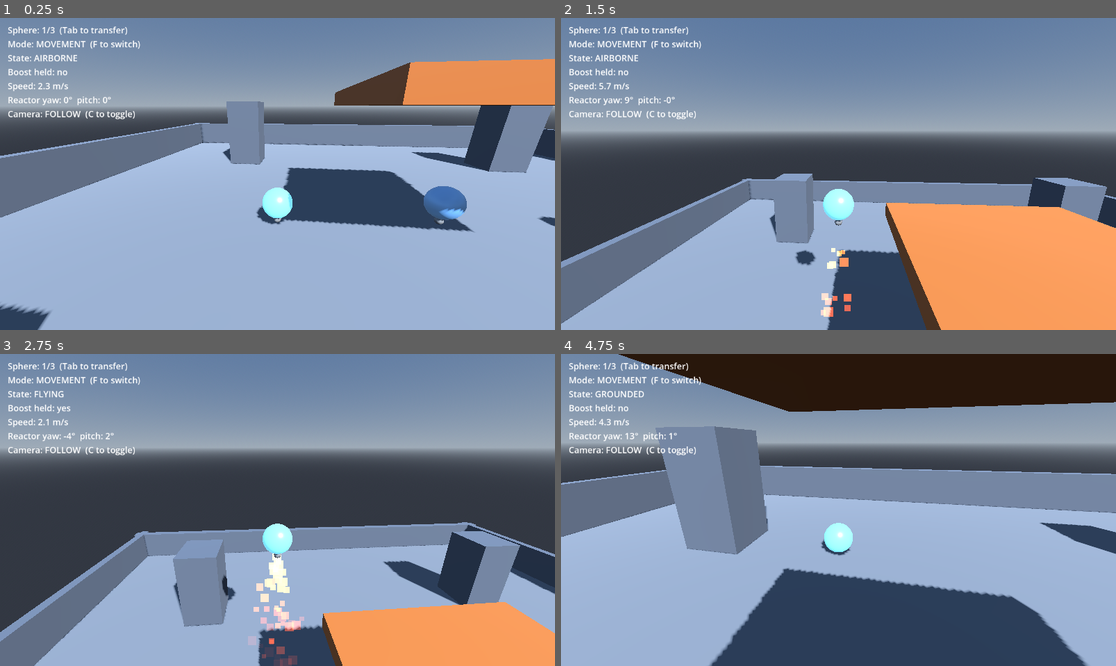
Above: before the commit, frames 1-4 (two rows, left to right).
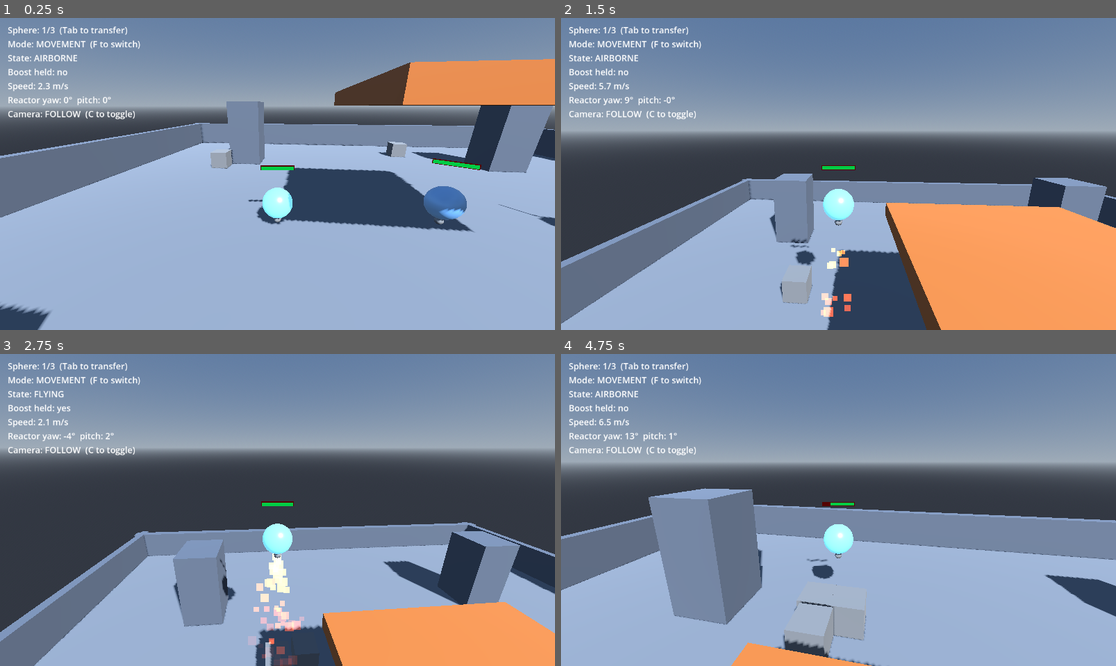
Above: after the commit, the same moments.

Repository: Thiiamas/Spheres
Game: Godot game, scene res://Main.tscn
Same seed, same stepped clock (60 frames per second), same inputs: the game is played once before the commit and once after it.
Inputs (mouse positions are in pixels of both pictures, inside the frame that each line leads up to):
- Up to frame 1 (0.25 s): no input
- Up to frame 2 (1.5 s): move the mouse to (866, 174) at 0.52 s; hold Shift (boost) 0.53-1.28 s; hold Z (move_forward) from 0.53 s (still down); tap Space (jump) at 0.77 s; move the mouse to (810, 174) at 1.27 s; tap Shift (boost) at 1.35 s
- Up to frame 3 (2.75 s): keep holding Z (move_forward); tap Space (jump) at 1.52 s; move the mouse to (288, 503) at 2.02 s; hold Shift (boost) from 2.03 s (still down); tap Down (cam_pan_down) at 2.1 s
- Up to frame 4 (4.75 s): keep holding Z (move_forward); move the mouse to (832, 516) at 2.77 s; release Shift (boost) at 2.78 s; tap Left (cam_pan_left) at 2.85 s; tap Space (jump) at 3.02, 3.77, 4.52 s; tap Shift (boost) at 3.05, 4.55 s; move the mouse to (877, 513) at 3.52 s; hold Shift (boost) 3.53-4.28 s; tap Right (cam_pan_right) at 3.6 s; move the mouse to (794, 506) at 4.27 s; tap Up (cam_pan_up) at 4.35 s

The runs differ from the first frame. In frame 1, 0.7% of the frame differs, in the area x 37-98%, y 39-64%; in frame 2, 0.5%; in frame 3, 0.2%; in frame 4, 64%, in the area x 0-100%, y 0-100%.

Commit message:
Phase 3: enemies, combat, and HP
- Add Enemy.tscn/Enemy.gd: grey cube CharacterBody3D that chases the active
  sphere on XZ and bites damageable bodies in its AttackZone (overlap + cooldown
  for repeat hits). Passive frozen spheres block it physically.
- EnemySpawner.gd spawns a ring of 5 enemies; wired into Main.tscn.
- SphereController: HP (max_hp/hp), take_damage (passive ÷ passive_defense),
  death via Consciousness.unregister + queue_free.
- Consciousness.unregister: drop a dead sphere, reassign control if it was
  active, fix up the index otherwise.
- HPBar3D.gd + bar in Sphere.tscn: top_level billboard health bar above each
  sphere (immune to the ball's spin).
- Camera/HUD guard against a freed target (is_instance_valid) so all-dead
  doesn't crash (no game over yet — Phase 4).
- Sync PLAN.md and phase3_combat.md (criteria checked; samples marked
  illustrative).

Verified headless: damage scaling (active -30 vs passive -10), active death
auto-transfers control, and live combat (enemies converge and drain HP).

Co-Authored-By: Claude Opus 4.8 <noreply@anthropic.com>

Diff:
--- a/Consciousness.gd
+++ b/Consciousness.gd
@@ -27,6 +27,27 @@
 	if spheres.size() == 1:
 		current_index = 0
 		call_deferred("_activate_initial")
+
+
+## Remove a destroyed sphere from the pool. If it was the active one, control
+## passes to the next surviving sphere; otherwise the active sphere is kept and
+## the index is fixed up for the shrunken list.
+func unregister(sphere: SphereController) -> void:
+	var idx := spheres.find(sphere)
+	if idx == -1:
+		return
+	var was_active := idx == current_index
+	spheres.remove_at(idx)
+
+	if spheres.is_empty():
+		current_index = 0
+		return
+
+	if was_active:
+		current_index = current_index % spheres.size()
+		_activate(current_index)
+	elif idx < current_index:
+		current_index -= 1
 
 
 func _input(event: InputEvent) -> void:
--- /dev/null
+++ b/Enemy.gd
@@ -0,0 +1,50 @@
+extends CharacterBody3D
+class_name Enemy
+
+## Angular grey cube. Walks toward the active sphere on the XZ plane and bites
+## any sphere that enters its attack zone (passive crystallised spheres take
+## reduced damage and physically block the cube — see SphereController).
+
+@export var speed: float = 3.5
+@export var attack_damage: float = 8.0
+@export var attack_cooldown: float = 1.2
+@export var gravity: float = 18.0
+
+@onready var _attack_zone: Area3D = $AttackZone
+
+var _attack_timer: float = 0.0
+
+
+func _physics_process(delta: float) -> void:
+	_attack_timer -= delta
+
+	var target := Consciousness.active_sphere()
+	if target == null:
+		velocity = Vector3.ZERO
+		move_and_slide()
+		return
+
+	# Chase the active sphere, but only on the horizontal plane.
+	var to := target.global_position - global_position
+	to.y = 0.0
+	var dir := to.normalized() if to.length() > 0.001 else Vector3.ZERO
+	velocity.x = dir.x * speed
+	velocity.z = dir.z * speed
+	if is_on_floor():
+		velocity.y = 0.0
+	else:
+		velocity.y -= gravity * delta
+	move_and_slide()
+
+	# Bite whatever damageable sphere is in range (could be a passive blocker,
+	# not the chase target). Re-checked each frame so contact deals repeat hits.
+	if _attack_timer <= 0.0:
+		_try_attack()
+
+
+func _try_attack() -> void:
+	for body in _attack_zone.get_overlapping_bodies():
+		if body.has_method("take_damage"):
+			body.take_damage(attack_damage)
+			_attack_timer = attack_cooldown
+			return
--- /dev/null
+++ b/Enemy.tscn
@@ -0,0 +1,31 @@
+[gd_scene load_steps=5 format=3]
+
+[ext_resource type="Script" path="res://Enemy.gd" id="1_enemy"]
+
+[sub_resource type="StandardMaterial3D" id="Mat_enemy"]
+albedo_color = Color(0.53, 0.53, 0.53, 1)
+roughness = 0.9
+
+[sub_resource type="BoxMesh" id="Box_enemy"]
+material = SubResource("Mat_enemy")
+size = Vector3(1, 1, 1)
+
+[sub_resource type="BoxShape3D" id="Shape_enemy"]
+size = Vector3(1, 1, 1)
+
+[sub_resource type="SphereShape3D" id="Shape_attack"]
+radius = 1.2
+
+[node name="Enemy" type="CharacterBody3D"]
+script = ExtResource("1_enemy")
+
+[node name="MeshInstance3D" type="MeshInstance3D" parent="."]
+mesh = SubResource("Box_enemy")
+
+[node name="CollisionShape3D" type="CollisionShape3D" parent="."]
+shape = SubResource("Shape_enemy")
+
+[node name="AttackZone" type="Area3D" parent="."]
+
+[node name="CollisionShape3D" type="CollisionShape3D" parent="AttackZone"]
+shape = SubResource("Shape_attack")
--- /dev/null
+++ b/EnemySpawner.gd
@@ -0,0 +1,22 @@
+extends Node3D
+class_name EnemySpawner
+
+## Spawns a ring of enemies around the arena centre at startup. Enemies are
+## parented under this node to keep the scene tidy.
+
+@export var enemy_scene: PackedScene
+@export var enemy_count: int = 5
+@export var spawn_radius: float = 12.0
+@export var spawn_height: float = 0.5
+
+
+func _ready() -> void:
+	if enemy_scene == null:
+		push_warning("EnemySpawner: enemy_scene not assigned; no enemies spawned.")
+		return
+	for i in enemy_count:
+		var enemy := enemy_scene.instantiate()
+		add_child(enemy)
+		var angle := (TAU / enemy_count) * i
+		enemy.global_position = Vector3(cos(angle), 0.0, sin(angle)) * spawn_radius \
+			+ Vector3.UP * spawn_height
--- /dev/null
+++ b/HPBar3D.gd
@@ -0,0 +1,36 @@
+extends Node3D
+
+## A small world-space health bar that floats above a sphere. Uses top_level so
+## the parent ball's spin doesn't whirl it around; it tracks the parent's
+## position and yaws to face the camera (the bar stays upright).
+
+@export var height: float = 1.2
+
+@onready var _fill: MeshInstance3D = $Fill
+@onready var _anchor: Node3D = get_parent()
+
+
+func _ready() -> void:
+	# Detach from the parent's (spinning) transform; we position it manually.
+	top_level = true
+
+
+func _process(_delta: float) -> void:
+	if _anchor == null or not is_instance_valid(_anchor):
+		return
+	global_position = _anchor.global_position + Vector3.UP * height
+
+	# Yaw toward the camera only (keep the bar level) for a clean billboard.
+	var cam := get_viewport().get_camera_3d()
+	if cam:
+		var look := cam.global_position
+		look.y = global_position.y
+		if look.distance_to(global_position) > 0.001:
+			look_at(look, Vector3.UP)
+
+
+func update_bar(current: float, maximum: float) -> void:
+	var ratio := clampf(current / maximum, 0.0, 1.0)
+	# Bar mesh is 1 unit wide; shrink from full and keep it left-anchored.
+	_fill.scale.x = maxf(ratio, 0.0001)
+	_fill.position.x = (ratio - 1.0) * 0.5
--- a/HUD.gd
+++ b/HUD.gd
@@ -23,8 +23,8 @@
 
 
 func _process(_delta: float) -> void:
-	if ball == null:
-		text = "(no ball assigned)"
+	if ball == null or not is_instance_valid(ball):
+		text = "(no active sphere)"
 		return
 
 	var state_name: String = SphereController.State.keys()[ball.state]
--- a/Main.tscn
+++ b/Main.tscn
@@ -3,6 +3,8 @@
 [ext_resource type="Script" uid="uid://du2qpi72se1or" path="res://SphereCamera.gd" id="1_cam"]
 [ext_resource type="Script" uid="uid://kvu8t082hllc" path="res://HUD.gd" id="2_hud"]
 [ext_resource type="PackedScene" path="res://Sphere.tscn" id="3_sphere"]
+[ext_resource type="Script" path="res://EnemySpawner.gd" id="4_spawn"]
+[ext_resource type="PackedScene" path="res://Enemy.tscn" id="5_enemy"]
 
 [sub_resource type="ProceduralSkyMaterial" id="Sky_mat"]
 sky_top_color = Color(0.33, 0.45, 0.62, 1)
@@ -177,6 +179,10 @@
 
 [node name="Sphere3" parent="Spheres" instance=ExtResource("3_sphere")]
 transform = Transform3D(1, 0, 0, 0, 1, 0, 0, 0, 1, 5, 1, 0)
+
+[node name="Enemies" type="Node3D" parent="."]
+script = ExtResource("4_spawn")
+enemy_scene = ExtResource("5_enemy")
 
 [node name="SphereCamera" type="Camera3D" parent="."]
 transform = Transform3D(1, 0, 0, 0, 1, 0, 0, 0, 1, 0, 3, 6)
--- a/Sphere.tscn
+++ b/Sphere.tscn
@@ -1,7 +1,8 @@
-[gd_scene load_steps=12 format=3]
+[gd_scene load_steps=17 format=3]
 
 [ext_resource type="Script" uid="uid://bbve772w8ey0t" path="res://SphereController.gd" id="1_ctrl"]
 [ext_resource type="Script" uid="uid://dnopq63lncmyw" path="res://Reactor.gd" id="2_react"]
+[ext_resource type="Script" path="res://HPBar3D.gd" id="3_hpbar"]
 
 [sub_resource type="SphereMesh" id="Sphere_ball"]
 
@@ -48,13 +49,30 @@
 material = SubResource("Mat_flame")
 size = Vector2(0.35, 0.35)
 
-[node name="Sphere" type="RigidBody3D" node_paths=PackedStringArray("ball_mesh", "reactor", "boost_particles")]
+[sub_resource type="StandardMaterial3D" id="Mat_bar_bg"]
+shading_mode = 0
+albedo_color = Color(0.33, 0.04, 0.04, 1)
+
+[sub_resource type="BoxMesh" id="Box_bar_bg"]
+material = SubResource("Mat_bar_bg")
+size = Vector3(1.04, 0.14, 0.04)
+
+[sub_resource type="StandardMaterial3D" id="Mat_bar_fill"]
+shading_mode = 0
+albedo_color = Color(0, 0.8, 0.27, 1)
+
+[sub_resource type="BoxMesh" id="Box_bar_fill"]
+material = SubResource("Mat_bar_fill")
+size = Vector3(1, 0.1, 0.05)
+
+[node name="Sphere" type="RigidBody3D" node_paths=PackedStringArray("ball_mesh", "hp_bar", "reactor", "boost_particles")]
 script = ExtResource("1_ctrl")
 roll_torque = 20.0
 max_roll_speed = 12.0
 jump_force = 6.0
 double_jump_force = 4.0
 boost_force = 12.0
+hp_bar = NodePath("HPBar3D")
 ball_mesh = NodePath("MeshInstance3D")
 reactor = NodePath("Reactor")
 boost_particles = NodePath("Reactor/BoostParticles")
@@ -80,3 +98,14 @@
 lifetime = 0.6
 process_material = SubResource("Particle_boost")
 draw_pass_1 = SubResource("Quad_flame")
+
+[node name="HPBar3D" type="Node3D" parent="."]
+transform = Transform3D(1, 0, 0, 0, 1, 0, 0, 0, 1, 0, 1.2, 0)
+script = ExtResource("3_hpbar")
+
+[node name="Background" type="MeshInstance3D" parent="HPBar3D"]
+mesh = SubResource("Box_bar_bg")
+
+[node name="Fill" type="MeshInstance3D" parent="HPBar3D"]
+transform = Transform3D(1, 0, 0, 0, 1, 0, 0, 0, 1, 0, 0, -0.02)
+mesh = SubResource("Box_bar_fill")
--- a/SphereCamera.gd
+++ b/SphereCamera.gd
@@ -95,7 +95,7 @@
 
 
 func _physics_process(delta: float) -> void:
-	if target == null:
+	if target == null or not is_instance_valid(target):
 		return
 	match mode:
 		Mode.FOLLOW:
--- a/SphereController.gd
+++ b/SphereController.gd
@@ -49,6 +49,14 @@
 ## Albedo + glow colour while passive (crystallised — not the active sphere).
 @export var passive_color: Color = Color(0.5, 0.75, 1.0)
 
+@export_group("Health")
+## Starting / maximum hit points.
+@export var max_hp: float = 100.0
+## Passive (crystallised) spheres take damage divided by this — they're tougher.
+@export var passive_defense: float = 3.0
+## Optional floating health bar (HPBar3D) shown above the sphere.
+@export var hp_bar: Node3D
+
 @export_group("References")
 @export var reactor: Reactor
 @export var camera: SphereCamera ## Provides the view yaw so roll matches the active camera mode.
@@ -61,6 +69,9 @@
 ## spheres are frozen (crystallised) and ignore all input. Driven by the
 ## Consciousness autoload via set_active() / set_passive().
 var is_controlled: bool = false
+
+## Current hit points. Reaches 0 -> the sphere is destroyed.
+var hp: float = 100.0
 
 # Per-instance copy of the ball material so recolouring doesn't touch the shared resource.
 var _mode_material: StandardMaterial3D = null
@@ -84,6 +95,9 @@
 		if mat is StandardMaterial3D:
 			_mode_material = mat.duplicate()
 			ball_mesh.material_override = _mode_material
+
+	hp = max_hp
+	_update_hp_bar()
 
 	# Join the pool of transferable spheres. Consciousness decides which one
 	# starts active; until then this sphere sits crystallised (set_passive).
@@ -196,6 +210,30 @@
 	return reactor
 
 
+## --- Health / combat (Phase 3) --------------------------------------------
+
+## Take a hit. Passive (crystallised) spheres divide the damage by
+## passive_defense, so they're far tougher than the active one.
+func take_damage(amount: float) -> void:
+	var dmg := amount if is_controlled else amount / passive_defense
+	hp = maxf(hp - dmg, 0.0)
+	_update_hp_bar()
+	if hp <= 0.0:
+		_die()
+
+
+## Leave the consciousness pool (which reassigns control if this was the active
+## sphere) and remove this sphere from the world.
+func _die() -> void:
+	Consciousness.unregister(self)
+	queue_free()
+
+
+func _update_hp_bar() -> void:
+	if hp_bar and hp_bar.has_method("update_bar"):
+		hp_bar.update_bar(hp, max_hp)
+
+
 ## Recolour the ball so its mode (when active) or crystallised state (passive)
 ## is readable at a glance.
 func _apply_visual() -> void:
Not shown, added: Enemy.gd.uid
Not shown, added: EnemySpawner.gd.uid
Not shown, added: HPBar3D.gd.uid
Not shown, changed: Docs/PLAN.md
Not shown, changed: Docs/phase3_combat.md
